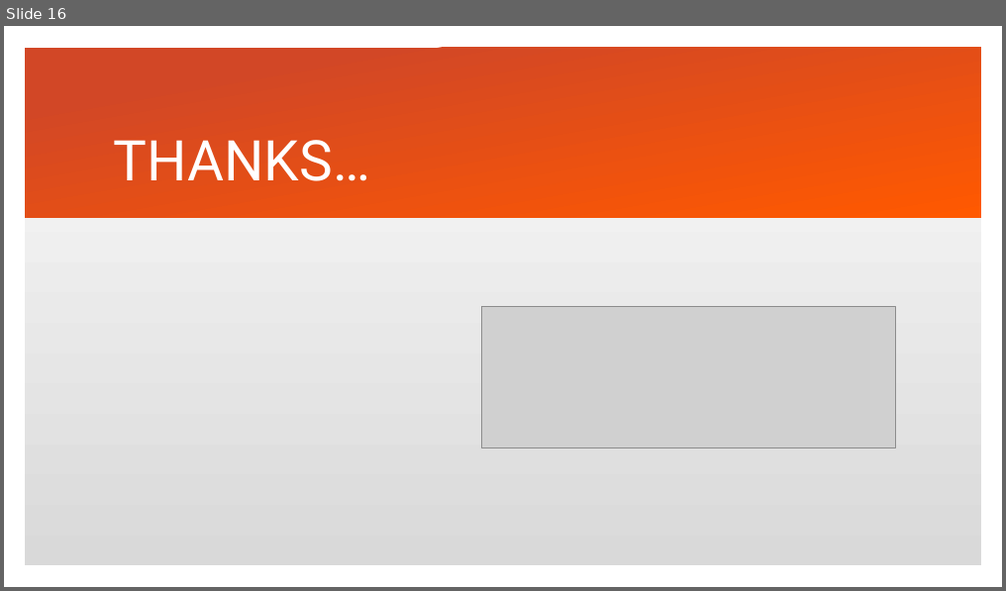
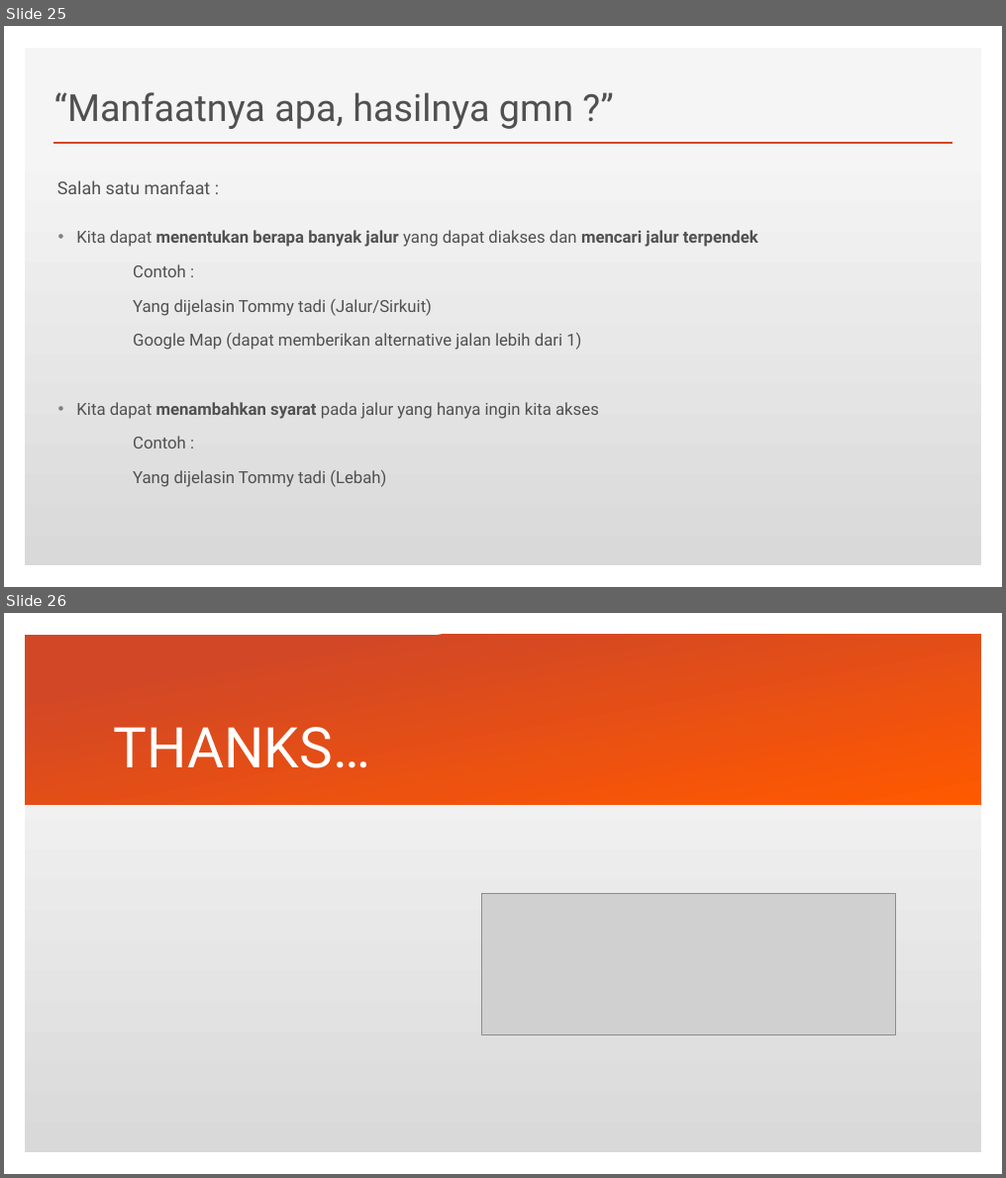
Before and after one commit to csh3l3-2017b/0b-sharing-is-caring-team_i_reinforcement_learning, a slide deck: Presentasi Kelompok Tommy.pptx. Shown one above the other, each under a label of ours: slide 16 before the commit, slides 25 and 26 after it. The pictures are 1006x591 and 1006x1178 pixels, drawn with LibreOffice and Linux fonts; fonts in the diff are those of the drawing; grey boxes stand for pictures. Boxes give left, top, right and bottom in pixels: in the first picture for what was removed or moved away, otherwise in the second. Text is boxed around its words. In the diff, an @@ line names an element or a change of style, - is before the commit and + after.

```diff
--- a/Presentasi Kelompok Tommy.pptx
+++ b/Presentasi Kelompok Tommy.pptx
@@ slide 25 added at box(4, 26, 1002, 587), background #FFFFFF; not listed: 2 template elements that a slide beside it also shows @@
@@ title added at box(54, 92, 573, 129), 36 pt, text #505050 @@
+“Manfaatnya apa, hasilnya gmn ?”
@@ line added from (54, 143) to (952, 143), #D24726 2 pt @@
@@ text added at box(57, 180, 244, 194), 17 pt, text #505050 @@
+Click to edit Master text styles
@@ text added at box(57, 180, 141, 194), 17 pt, text #505050 @@
+Salah satu manfaat :
@@ text added at box(76, 230, 758, 487), 16 pt, text #505050 @@
+• Kita dapat menentukan berapa banyak jalur yang dapat diakses dan mencari jalur terpendek
+Contoh :
+Yang dijelasin Tommy tadi (Jalur/Sirkuit)
+Google Map (dapat memberikan alternative jalan lebih dari 1)
+• Kita dapat menambahkan syarat pada jalur yang hanya ingin kita akses
+Contoh :
+Yang dijelasin Tommy tadi (Lebah)
@@ what was slide 16 is now slide 26 @@
```
Also in this commit, not shown: 1 slide changed, 10 other slides added, 1 slide removed, 3 other files.
